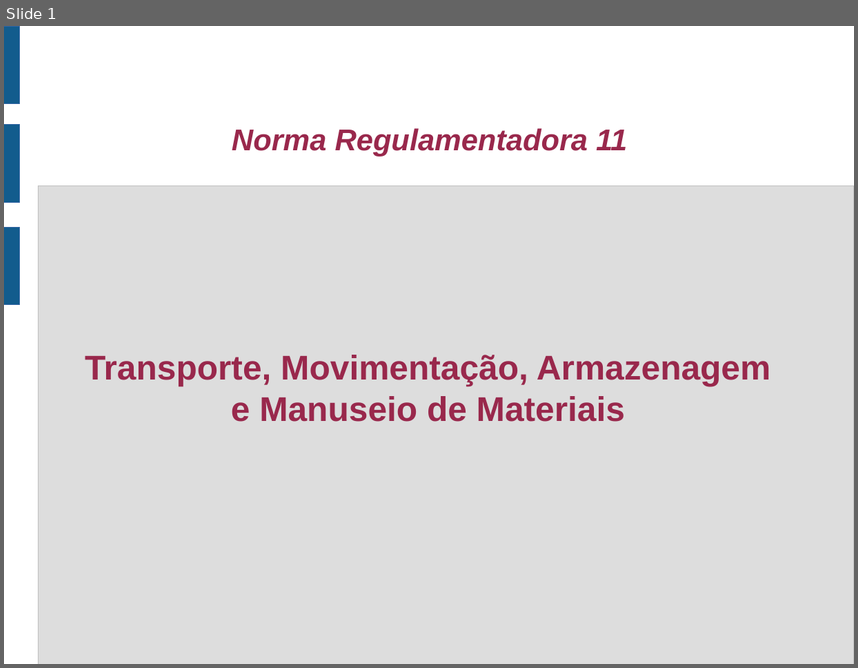
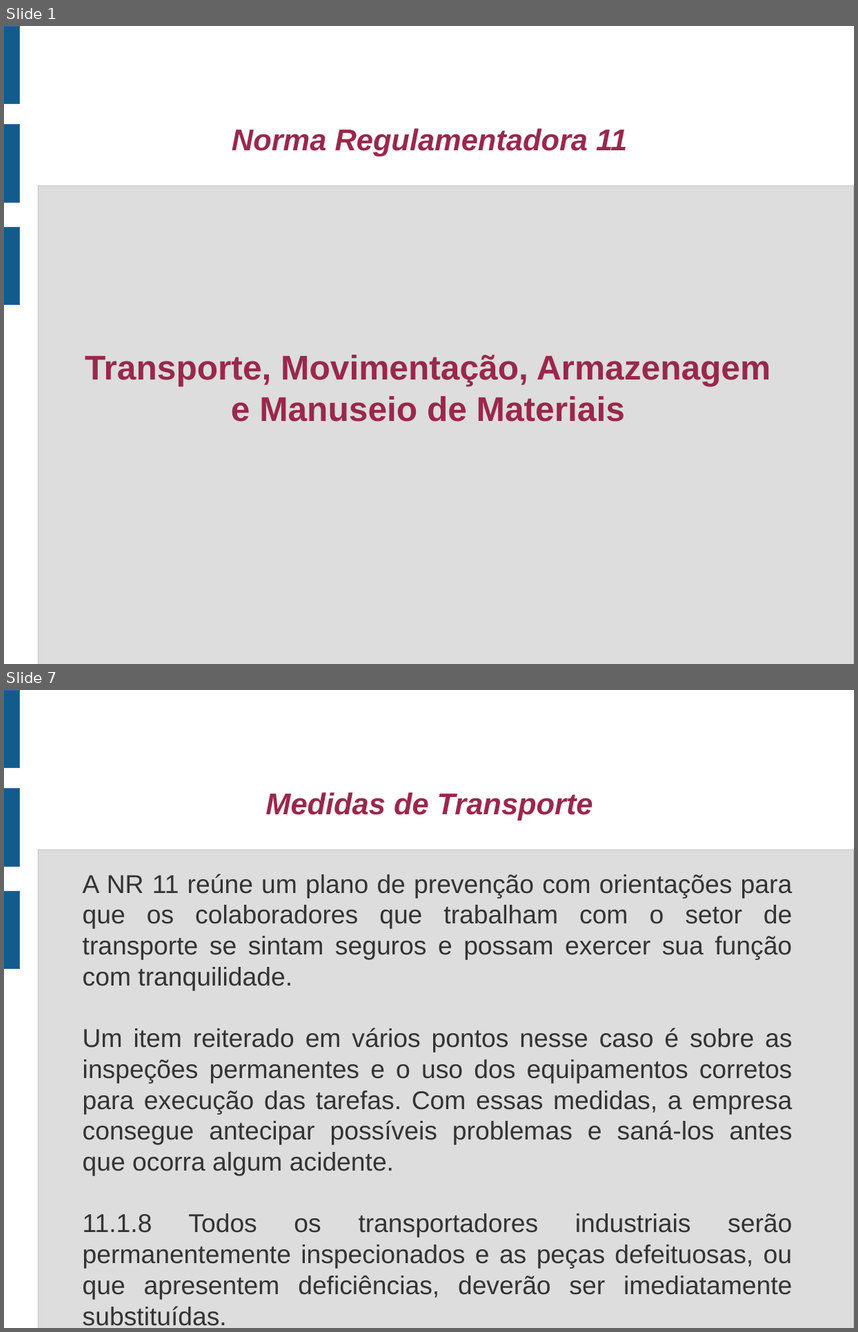
Before and after one commit to jharbes/SEGURANCA-INDUSTRIAL, a slide deck: material_NR11/apresentacaoNR11.odp. Shown one above the other, each under a label of ours: slide 1 before the commit, slides 1 and 7 after it; the slides between them are not shown. The pictures are 858x668 and 858x1332 pixels, drawn with LibreOffice and Linux fonts; fonts in the diff are those of the drawing. Boxes give left, top, right and bottom in pixels: in the first picture for what was removed or moved away, otherwise in the second. Text is boxed around its words. In the diff, an @@ line names an element or a change of style, - is before the commit and + after.

```diff
--- a/material_NR11/apresentacaoNR11.odp
+++ b/material_NR11/apresentacaoNR11.odp
@@ slide 7 added at bbox=[4, 690, 854, 1328], background #FFFFFF; not listed: 4 template elements that a slide beside it also shows @@
@@ title added at bbox=[266, 792, 593, 820], 28 pt, text #99284C, bold, italic @@
+Medidas de Transporte
@@ text added at bbox=[83, 874, 793, 1299], 24 pt, text #333333 @@
+A NR 11 reúne um plano de prevenção com orientações para que os colaboradores que trabalham com o setor de transporte se sintam seguros e possam exercer sua função com tranquilidade.
+Um item reiterado em vários pontos nesse caso é sobre as inspeções permanentes e o uso dos equipamentos corretos para execução das tarefas. Com essas medidas, a empresa consegue antecipar possíveis problemas e saná-los antes que ocorra algum acidente.
+11.1.8 Todos os transportadores industriais serão permanentemente inspecionados e as peças defeituosas, ou que apresentem deficiências, deverão ser imediatamente substituídas.
```
Also in this commit, not shown: 3 slides changed, 11 other slides added, 5 slides removed, 2 other files.
